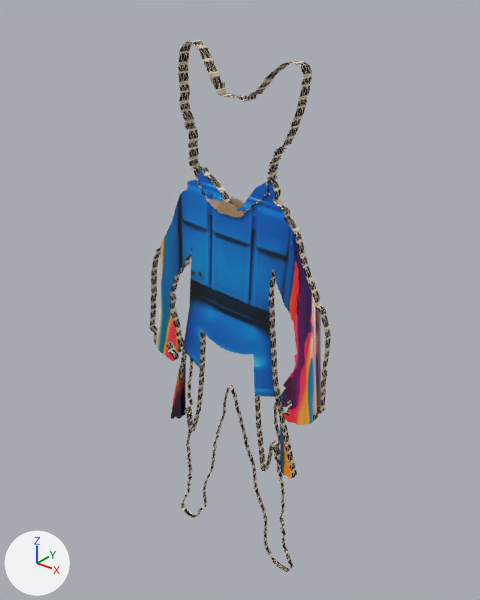
Renders of the FBX model Assets/Characters/PlayerCharacter/Moetor/MoeterV3.fbx from each side of a commit.
One viewpoint serves both versions: a camera (50 mm lens) standing at (1.7, -2.03, 2.99) and looking at (-0.01, 0.11, 1.66). The lights are fixed; the arrows at lower left show +X, +Y and +Z. Where no turn or scale is listed for an object, it has been applied to the vertices.

Script lines for the objects in view, before the commit:
```python
me_plane = bpy.data.meshes.new('Plane')
me_plane.from_pydata(...)  # 470 vertices, 239 faces; spans x -0.358..0.397, y -0.012..0.012, z -0.557..0.792
# faces by material slot: [4, 235]
me_plane.materials.append(mat_material)  # picture img_moeter_pants_png
me_plane.materials.append(mat_paper)  # picture img_whatsapp_image_2021_04_17_at_19_57_54_jpeg
me_plane_001 = bpy.data.meshes.new('Plane.001')
me_plane_001.from_pydata(...)  # 414 vertices, 198 faces; spans x -0.542..0.488, y -0.019..0.019, z -0.629..0.808
# faces by material slot: [196, 2]
me_plane_001.materials.append(mat_paper)  # picture img_whatsapp_image_2021_04_17_at_19_57_54_jpeg
me_plane_001.materials.append(mat_material_001)  # picture img_moeter_shirt_png
me_plane_002 = bpy.data.meshes.new('Plane.002')
me_plane_002.from_pydata(...)  # 592 vertices, 300 faces; spans x -0.3..0.301, y -0.028..0.028, z -0.323..0.349
# faces by material slot: [296, 4]
me_plane_002.materials.append(mat_paper)  # picture img_whatsapp_image_2021_04_17_at_19_57_54_jpeg
me_plane_002.materials.append(mat_head)  # picture img_moeter_head_png
ob_head = bpy.data.objects.new('Head', me_plane_002)
ob_head.location = (0.053, 0.03, 2.412)
ob_pants = bpy.data.objects.new('Pants', me_plane)
ob_pants.location = (-0.016, 0.035, 0.8)
ob_shirt = bpy.data.objects.new('Shirt', me_plane_001)
ob_shirt.location = (0.017, 0.03, 1.467)
```
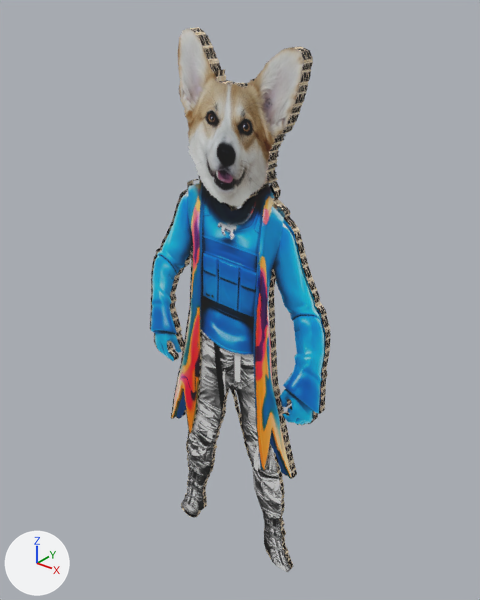
What differs and where, as boxes (x1, y1, x2, y2) in the pictures (480 x 600 px):
'Head', surface changed, moved: before (178, 40, 312, 218); after (178, 27, 313, 207)
part 1 of me_plane_001, surface changed: before (156, 169, 321, 479); after (151, 179, 326, 478)
part 2 of me_plane, surface changed: after (182, 331, 291, 572)
part 3 of me_plane_002, surface changed: before (206, 197, 244, 218); after (178, 28, 304, 207)

The edits, one by one:
me_plane_002 has 592 vertices, 300 faces and spans x -0.3..0.301, y -0.028..0.028, z -0.323..0.349.
me_plane_002 is used by ob_head; location (0.053, 0.03, 2.412).
me_plane_002 part 3: texture (UV) coordinates of 4 of 300 faces, centred in x -0.223..0.023, y -0.028..0.028, z -0.03..0.285, changed; they spanned u 0.37..0.67, v 0.7..0.92 and now span u 0.0..1.0, v 0.0..1.0.
me_plane_001 has 414 vertices, 198 faces and spans x -0.542..0.488, y -0.019..0.019, z -0.629..0.808.
me_plane_001 is used by ob_shirt; location (0.017, 0.03, 1.467).
me_plane_001 part 1: texture (UV) coordinates of 2 of 198 faces, centred in x -0.021, y -0.019..0.019, z 0.012, changed; they spanned u 0.25..0.76, v 0.28..0.76 and now span u 0.0..1.0, v 0.0..1.0.
me_plane has 470 vertices, 239 faces and spans x -0.358..0.397, y -0.012..0.012, z -0.557..0.792.
me_plane is used by ob_pants; location (-0.016, 0.035, 0.8).
me_plane part 2: texture (UV) coordinates of 4 of 239 faces, centred in x -0.13..0.269, y -0.012..0.012, z -0.142..0.073, changed; they spanned u 0.32..0.69, v 0.11..0.56 and now span u 0.0..1.0, v 0.0..1.0.
Object 'Head' (ob_head) moves from (0.053, 0.03, 2.412) to (0.053, 0.03, 2.46).
